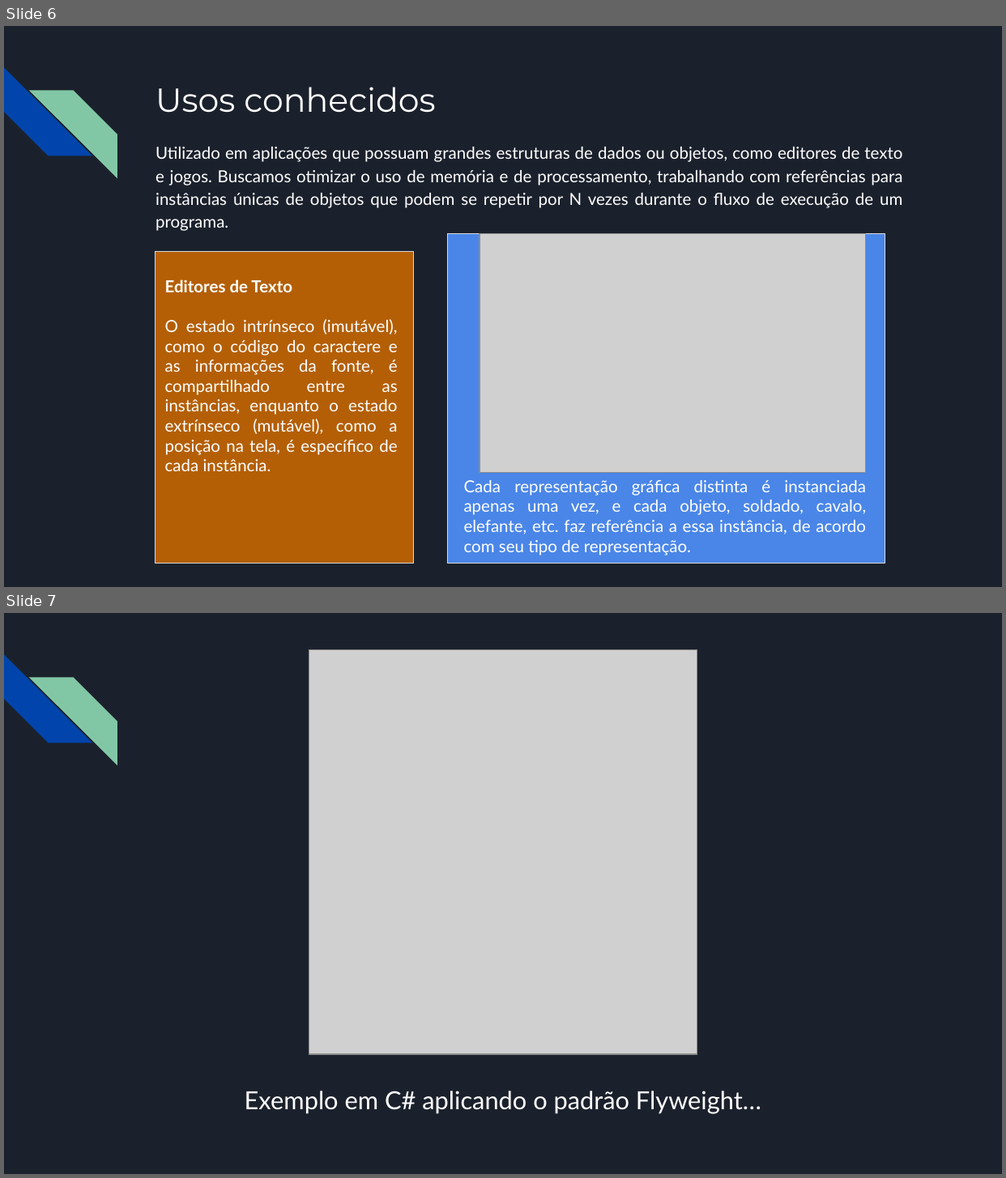
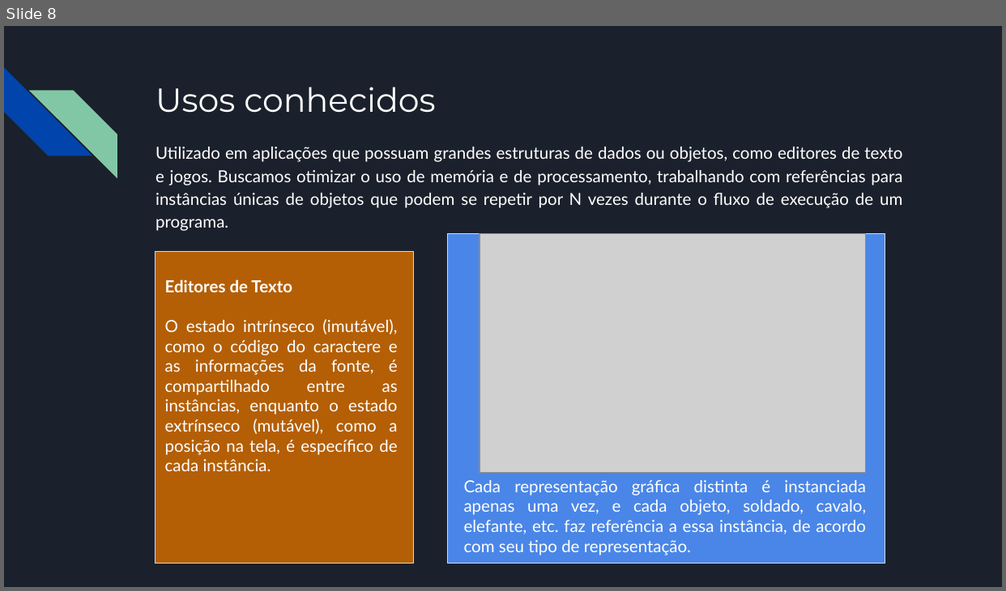
Before and after one commit to gsatilio/Exemplo_Flyweight, a slide deck: Exemplo_Flyweight/Apresentacao/DESIGN PATTERN Flyweight.pptx. Shown one above the other, each under a label of ours: slides 6 and 7 before the commit, slide 8 after it. The pictures are 1006x1178 and 1006x591 pixels, drawn with LibreOffice and Linux fonts; fonts in the diff are those of the drawing; grey boxes stand for pictures. Boxes give left, top, right and bottom in pixels: in the first picture for what was removed or moved away, otherwise in the second. Text is boxed around its words. In the diff, an @@ line names an element or a change of style, - is before the commit and + after.

```diff
--- a/Exemplo_Flyweight/Apresentacao/DESIGN PATTERN Flyweight.pptx
+++ b/Exemplo_Flyweight/Apresentacao/DESIGN PATTERN Flyweight.pptx
@@ slide 7 removed at <box>4,613,1002,1174</box>, background #1B212C; not listed: 2 template elements that a slide beside it also shows @@
@@ picture removed at <box>309,650,697,1054</box> @@
@@ text removed at <box>245,1091,761,1114</box> @@
-Exemplo em C# aplicando o padrão Flyweight…
@@ what was slide 6 is now slide 8 @@
```
Also in this commit, not shown: 5 slides added, 1 other slide removed, 4 other files.
